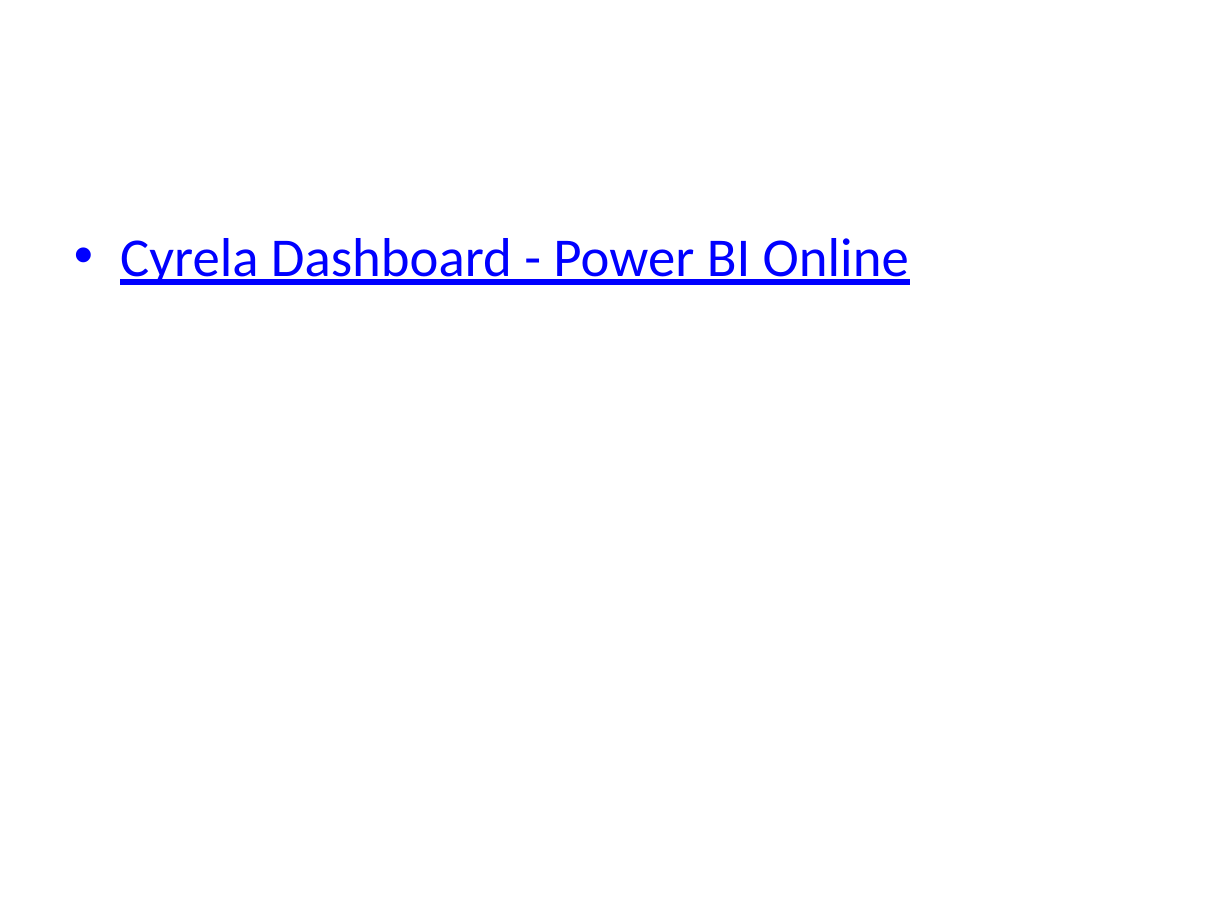
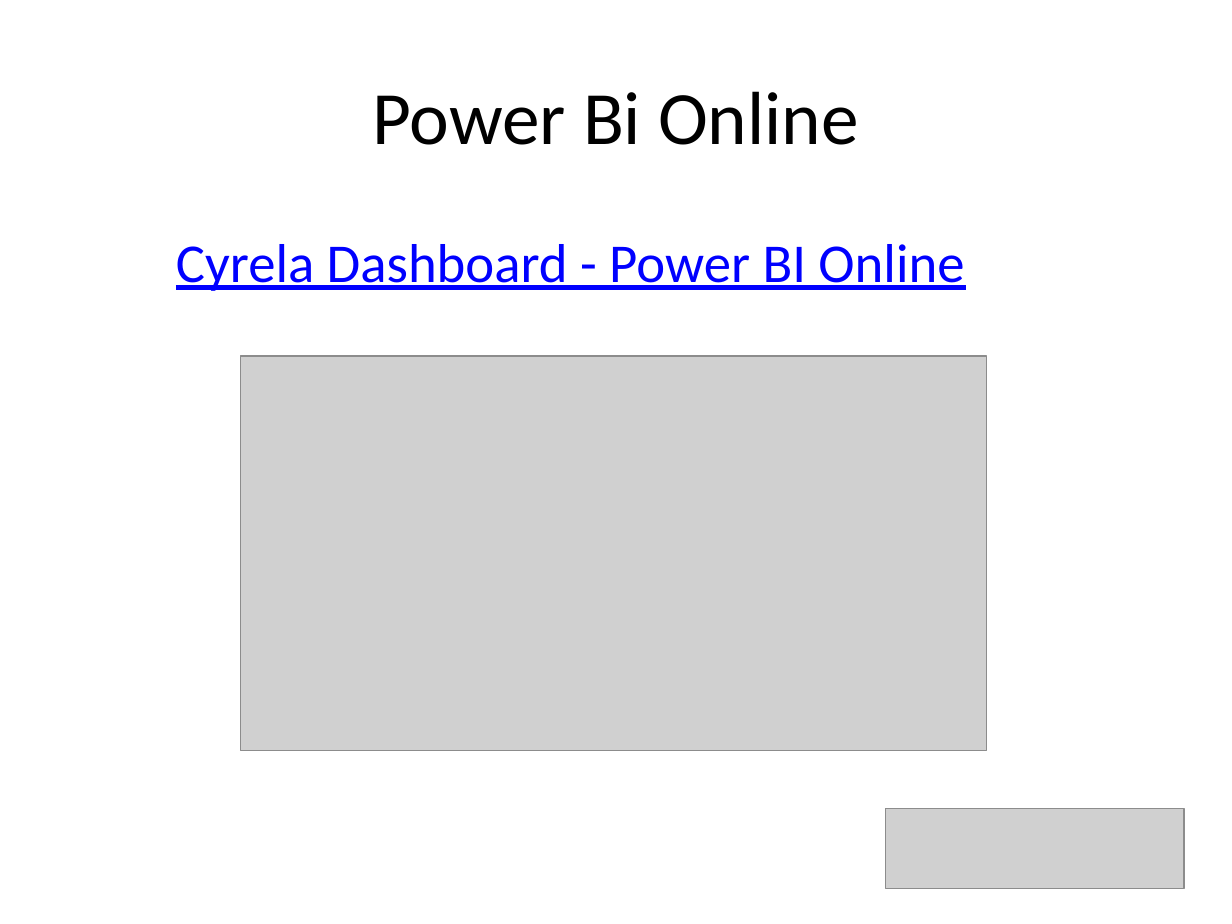
Before and after one commit to elvisdeandrade/cyrela_challenge, a slide deck: slide 9 of Challenge Fiap.pptx (slide 3 before the commit). Drawn at 1232x924 pixels with LibreOffice and Linux fonts; fonts in the diff are those of the drawing; grey boxes stand for pictures. Boxes give left, top, right and bottom in pixels: in the first picture for what was removed or moved away, otherwise in the second. Text is boxed around its words. In the diff, an @@ line names an element or a change of style, - is before the commit and + after.

Commit message:
final ppt

```diff
--- a/Challenge Fiap.pptx
+++ b/Challenge Fiap.pptx
@@ title added at (x1=372, y1=91, x2=859, y2=145), 44 pt, text #000000 @@
+Power Bi Online
@@ text "Cyrela Dashboard - Power BI ..." moved from (x1=120, y1=238, x2=909, y2=285) to (x1=176, y1=244, x2=964, y2=291) @@
@@ text "Cyrela Dashboard - Power BI ..." at (x1=176, y1=244, x2=964, y2=291): bullet • to none @@
@@ picture added at (x1=240, y1=356, x2=986, y2=750) @@
@@ picture added at (x1=886, y1=808, x2=1184, y2=888) @@
```
Also in this commit, not shown: 1 other slide changed, 6 slides added, 1 slide removed, 1 other file.
